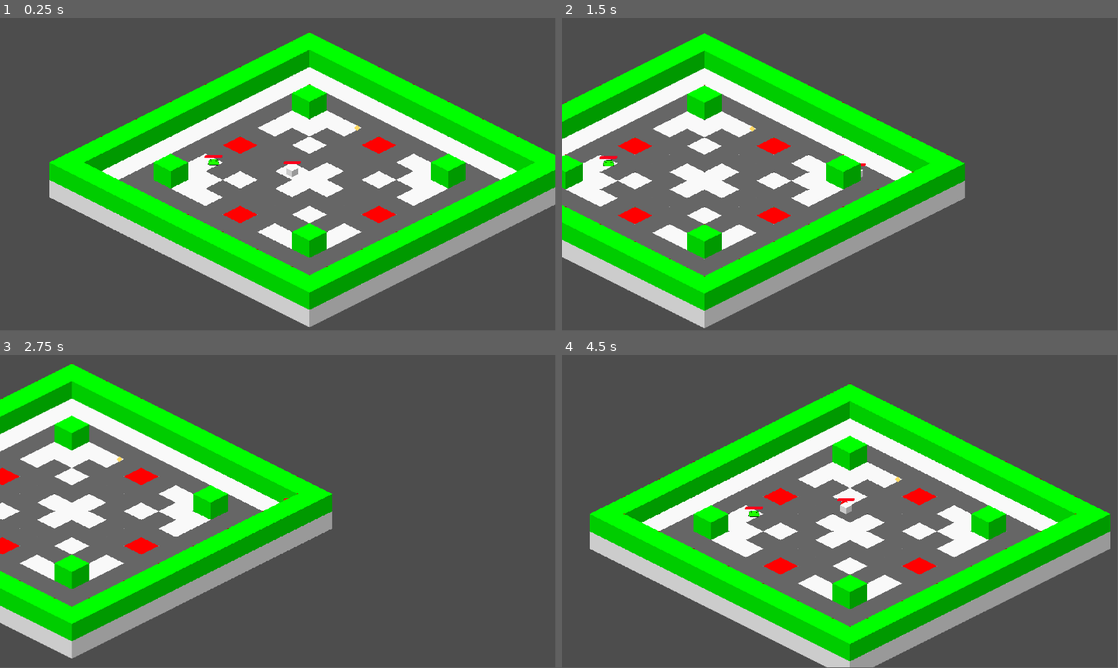
Above: before the commit, frames 1-4 (two rows, left to right).
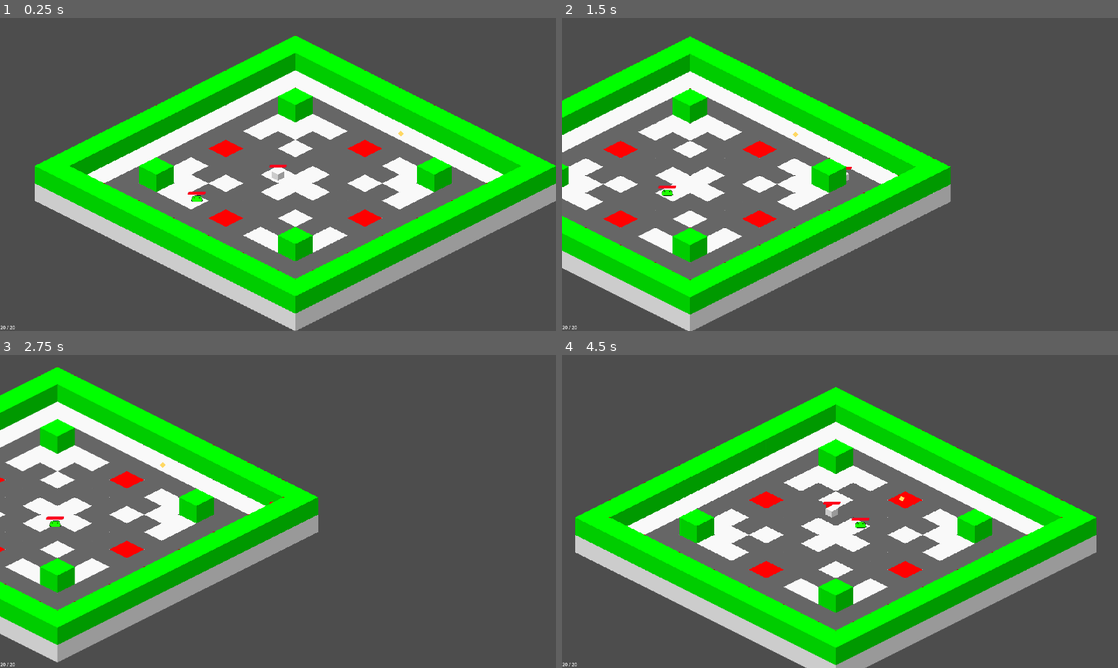
Above: after the commit, the same moments.

Repository: RexRoTheRacingCar/Game_Dev_Level_3
Game: Godot game, scene res://scenes/main/game.tscn
Two runs of this game, one before a commit and one after it. Both use one fixed random seed, a clock stepped at 60 frames per second and the inputs below.
Inputs (mouse positions are in pixels of both pictures, inside the frame that each line leads up to):
- Up to frame 1 (0.25 s): no input
- Up to frame 2 (1.5 s): move the mouse to (962, 158) at 0.52 s; hold D (right) 0.53-1.28 s; tap Space (dash) at 0.6 s; move the mouse to (728, 190) at 1.27 s; hold S (down) from 1.28 s (still down); click (728, 190) at 1.35 s
- Up to frame 3 (2.75 s): move the mouse to (333, 442) at 2.02 s; release S (down) at 2.03 s; hold D (right) from 2.03 s (still down); tap Space (dash) at 2.1 s
- Up to frame 4 (4.5 s): move the mouse to (812, 574) at 2.77 s; release D (right) at 2.78 s; hold W (up) 2.78-3.53 s; click (812, 574) at 2.85 s; move the mouse to (1006, 558) at 3.52 s; hold A (left) from 3.53 s (still down); tap Space (dash) at 3.6 s; move the mouse to (673, 464) at 4.27 s; click (673, 464) at 4.35 s
The window is 799x449 before the commit and 800x450 after it. Grey fills any space a smaller window leaves; there, only what the larger window draws over its background counts as a difference.

The runs differ from the first frame. In frame 1, 24% of the frame differs, in the area x 0-100%, y 4-100%; in frame 2, 20%; in frame 3, 16%; in frame 4, 24%, in the area x 0-99%, y 9-100%.

Commit message:
UI and Coins
Setup the foundations for the player UI.
New global variables.
Fixed coins.

Diff:
--- a/game_level_3/project.godot
+++ b/game_level_3/project.godot
@@ -26,6 +26,7 @@
 window/size/viewport_height=1080
 window/size/mode=3
 window/size/borderless=true
+window/stretch/mode="viewport"
 
 [global_group]
 
@@ -71,5 +72,5 @@
 
 [rendering]
 
-textures/canvas_textures/default_texture_filter=0
+textures/canvas_textures/default_texture_filter=3
 renderer/rendering_method="gl_compatibility"
--- a/game_level_3/scenes/entity/coin.tscn
+++ b/game_level_3/scenes/entity/coin.tscn
@@ -3,10 +3,25 @@
 [ext_resource type="Script" path="res://scripts/entity/coin.gd" id="1_irmav"]
 
 [sub_resource type="CircleShape2D" id="CircleShape2D_4c6eq"]
-radius = 150.0
+radius = 220.0
 
 [sub_resource type="CircleShape2D" id="CircleShape2D_3hau8"]
 radius = 8.06226
+
+[sub_resource type="Animation" id="Animation_bvhlp"]
+length = 0.001
+tracks/0/type = "value"
+tracks/0/imported = false
+tracks/0/enabled = true
+tracks/0/path = NodePath("Polygon2D:position")
+tracks/0/interp = 1
+tracks/0/loop_wrap = true
+tracks/0/keys = {
+"times": PackedFloat32Array(0),
+"transitions": PackedFloat32Array(1),
+"update": 0,
+"values": [Vector2(0, 0)]
+}
 
 [sub_resource type="Animation" id="Animation_tkegs"]
 resource_name = "spawn"
@@ -24,21 +39,6 @@
 "values": [Vector2(0, 0), Vector2(0, -32), Vector2(0, 0), Vector2(0, -8), Vector2(0, 0), Vector2(0, -2), Vector2(0, 0)]
 }
 
-[sub_resource type="Animation" id="Animation_bvhlp"]
-length = 0.001
-tracks/0/type = "value"
-tracks/0/imported = false
-tracks/0/enabled = true
-tracks/0/path = NodePath("Polygon2D:position")
-tracks/0/interp = 1
-tracks/0/loop_wrap = true
-tracks/0/keys = {
-"times": PackedFloat32Array(0),
-"transitions": PackedFloat32Array(1),
-"update": 0,
-"values": [Vector2(0, 0)]
-}
-
 [sub_resource type="AnimationLibrary" id="AnimationLibrary_w4ns1"]
 _data = {
 "RESET": SubResource("Animation_bvhlp"),
@@ -47,7 +47,6 @@
 
 [node name="Coin" type="Area2D"]
 y_sort_enabled = true
-position = Vector2(0, 12)
 collision_layer = 0
 collision_mask = 4
 monitorable = false
@@ -62,6 +61,7 @@
 y_sort_enabled = true
 scale = Vector2(1, 0.5)
 shape = SubResource("CircleShape2D_4c6eq")
+debug_color = Color(1, 0.783333, 0, 0.419608)
 
 [node name="CollectionRadius" type="Area2D" parent="."]
 y_sort_enabled = true
--- a/game_level_3/scenes/entity/enemy/test_enemy.tscn
+++ b/game_level_3/scenes/entity/enemy/test_enemy.tscn
@@ -88,4 +88,3 @@
 [node name="RayCast2D" parent="." instance=ExtResource("6_7at8u")]
 collision_mask = 33
 collide_with_areas = true
-max_target_distance = 500.0
--- a/game_level_3/scenes/main/game.tscn
+++ b/game_level_3/scenes/main/game.tscn
@@ -1,5 +1,6 @@
-[gd_scene load_steps=6 format=4 uid="uid://bhusb8ekekxkj"]
+[gd_scene load_steps=7 format=4 uid="uid://bhusb8ekekxkj"]
 
+[ext_resource type="PackedScene" uid="uid://bom22ublhv6f4" path="res://scenes/main/player_ui.tscn" id="1_keorb"]
 [ext_resource type="PackedScene" uid="uid://biv2erpftkxlb" path="res://scenes/main/player.tscn" id="1_vr3do"]
 [ext_resource type="TileSet" uid="uid://fxfnm3yb88aw" path="res://misc/resources/tilesets/test_tileset.tres" id="2_brnf4"]
 [ext_resource type="PackedScene" uid="uid://dk6tq8iiesp0e" path="res://scenes/components/hurtbox_component.tscn" id="3_tmc20"]
@@ -30,7 +31,6 @@
 p_reload_time = 0.3
 
 [node name="Camera2D" type="Camera2D" parent="Player"]
-position = Vector2(-50.2267, 10.6893)
 position_smoothing_enabled = true
 position_smoothing_speed = 12.0
 
@@ -57,7 +57,11 @@
 polygon = PackedVector2Array(60, 0, 0, 30, -60, 0, 0, -30)
 
 [node name="TestEnemy" parent="." instance=ExtResource("4_qyhbx")]
-position = Vector2(-272, -35)
+position = Vector2(-331, 86)
 
 [node name="Coin" parent="." instance=ExtResource("5_scl2m")]
-position = Vector2(225, -149)
+position = Vector2(424, -141)
+
+[node name="PlayerUI" parent="." instance=ExtResource("1_keorb")]
+layer = 12
+follow_viewport_enabled = false
--- /dev/null
+++ b/game_level_3/scenes/main/player_ui.tscn
@@ -0,0 +1,25 @@
+[gd_scene load_steps=2 format=3 uid="uid://bom22ublhv6f4"]
+
+[ext_resource type="Script" path="res://scripts/main/player_ui.gd" id="1_cms01"]
+
+[node name="PlayerUI" type="CanvasLayer" node_paths=PackedStringArray("hp_label")]
+follow_viewport_enabled = true
+script = ExtResource("1_cms01")
+hp_label = NodePath("Control/PlayerHP")
+
+[node name="Control" type="Control" parent="."]
+layout_mode = 3
+anchors_preset = 15
+anchor_right = 1.0
+anchor_bottom = 1.0
+grow_horizontal = 2
+grow_vertical = 2
+size_flags_horizontal = 4
+size_flags_vertical = 4
+
+[node name="PlayerHP" type="Label" parent="Control"]
+offset_left = 1.0
+offset_top = 1056.0
+offset_right = 140.0
+offset_bottom = 1079.0
+text = "5r6ct7vybjnomkp;"
--- a/game_level_3/scripts/autoload/global_variables.gd
+++ b/game_level_3/scripts/autoload/global_variables.gd
@@ -1,5 +1,9 @@
 ############################## Main Global Variables ##############################
 extends Node
 
+
+#Player global variables
 var player_position : Vector2
 var player_coins : int
+var player_hp : int
+var player_max_hp : int
--- a/game_level_3/scripts/autoload/math.gd
+++ b/game_level_3/scripts/autoload/math.gd
@@ -1,5 +1,7 @@
 ############################## Math Global Script ##############################
 extends Node
 
+
+#---------------------------------------------------------------------------------------------------------------------------
 func _ready():
 	randomize()
--- a/game_level_3/scripts/components/health_component.gd
+++ b/game_level_3/scripts/components/health_component.gd
@@ -49,6 +49,7 @@
 func _set_max_health(new_value : int) -> void:
 	max_health = new_value
 
+	#If there is a health bar
 	if health_bar:
 		@warning_ignore("integer_division")
 		health_bar.size.x = 50 + (max_health / 2)
--- a/game_level_3/scripts/entity/coin.gd
+++ b/game_level_3/scripts/entity/coin.gd
@@ -14,10 +14,11 @@
 		var dir = get_angle_to(Global.player_position)
 		velocity = Vector2.RIGHT.rotated(dir) * speed
 		global_position += velocity * delta
+		$Polygon2D.rotation_degrees += (speed * delta) / 2
 
 
 #---------------------------------------------------------------------------------------------------------------------------
-func _on_collection_radius_body_entered(body : Player):
+func _on_collection_radius_body_entered(_body : Player):
 	Global.player_coins += 1
 	queue_free()
 
--- a/game_level_3/scripts/main/bullet.gd
+++ b/game_level_3/scripts/main/bullet.gd
@@ -10,10 +10,10 @@
 
 
 @export_group("Bullet Stats")
-@export var speed : float = 600.0
+@export var speed : float = 650.0
 @export var damage : int = 5
 @export var max_pierce : int = 1
-@export var life_time : float = 0.75
+@export var life_time : float = 0.8
 @export var collision_time : float = 0.15
 
 var current_pierce_count := 0
--- a/game_level_3/scripts/main/player.gd
+++ b/game_level_3/scripts/main/player.gd
@@ -83,6 +83,8 @@
 	var _error = move_and_slide() #Apply velocity
 
 	Global.player_position = global_position
+	Global.player_hp = p_health_component.health
+	Global.player_max_hp = p_health_component.max_health
 
 
 #---------------------------------------------------------------------------------------------------------------------------
@@ -163,6 +165,7 @@
 #---------------------------------------------------------------------------------------------------------------------------
 #Player has 0 HP
 func player_no_health():
+
 	get_tree().quit()
 
 
--- /dev/null
+++ b/game_level_3/scripts/main/player_ui.gd
@@ -0,0 +1,11 @@
+############################## Player UI ##############################
+extends CanvasLayer
+
+
+#Label variables
+@export var hp_label : Label
+
+
+#---------------------------------------------------------------------------------------------------------------------------
+func _process(_delta):
+	hp_label.text = str(Global.player_hp, " / ", Global.player_max_hp)
